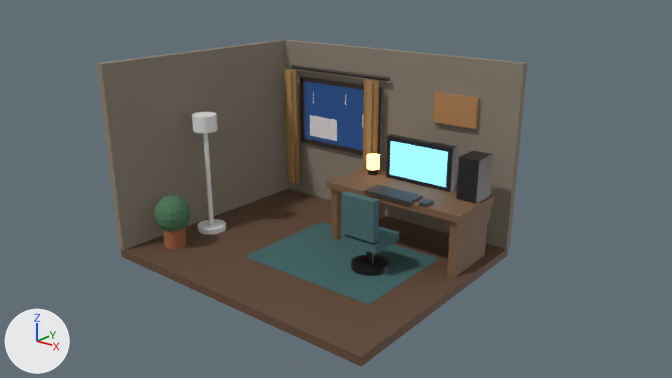
Before and after pictures for a commit that changed the Blender file Blender/CozyRoomDiorama/cozyroomdiorama.blend.
The view is the same before and after, from the file's camera 'Camera_Hero'. The lights are fixed; the arrows at lower left show +X, +Y and +Z. The older version comes first.

The first picture shows 'Chair_Back', 'Desk_Leg_L', 'Desk_Leg_R', 'Desk_Top', 'Floor', 'Monitor_Screen', 'PC_Tower', 'Rug', 'Wall_Art', 'Wall_Back_Bottom', 'Wall_Back_Right', 'Wall_Back_Top', 'Wall_Left', 'Window_Glass' and 26 more.
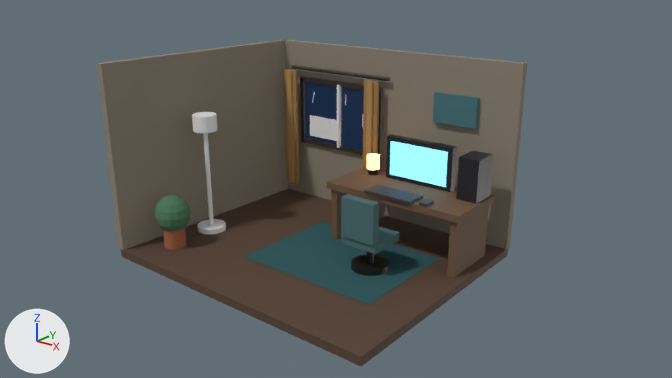
Location of each change, (x1, y1, x2, y2) in pixels of the pictures (672 x 378 px):
'Rug', recoloured
    both: (244, 222, 438, 305)
'Desk_Top', recoloured
    both: (327, 166, 494, 223)
'Window_Glass', recoloured (darker)
    both: (305, 82, 364, 150)
'Chair_Back', moved
    before: (341, 191, 379, 243)
    after: (341, 194, 379, 246)
'Wall_Art', recoloured (orange to dark cyan)
    both: (433, 92, 479, 129)

The change in detail:
Material 'Mat_Desk_Wood_Muted_Material' (mat_mat_desk_wood_muted_material) is new.
Its base color is (0.15, 0.085, 0.045) (brown #6c523c).
Its roughness is 0.7.
Material 'Wall_Art_Material.001' (mat_wall_art_material_001) is new.
Its base color is (0.05, 0.16, 0.18) (dark cyan #3f6f76).
Its roughness is 0.8.
Material 'Rug_Material.001' (mat_rug_material_001) is new.
Its base color is (0.02, 0.09, 0.1) (dark cyan #275559).
Its roughness is 1.0.
Material 'Window_Glass_Material.001' (mat_window_glass_material_001) is new.
Its base color is (0.005, 0.02, 0.06) (dark blue #102745).
Its metallic is 0.1.
Its roughness is 0.4.
Its emission color is (0.01, 0.03, 0.09) (dark blue #193055).
Its emission strength is 0.25.
Material 'Floor_Material.002' (mat_floor_material_002) is new.
Its base color is (0.09, 0.05, 0.03) (brown #553f30).
Its roughness is 0.7.
me_floor_mesh has 8 vertices, 6 faces and spans x -1.0..1.0, y -1.0..1.0, z -1.0..1.0.
me_floor_mesh no longer uses material mat_floor_material_001 (brown #614835).
me_floor_mesh gains material mat_floor_material_002 (brown #553f30).
me_window_glass_mesh has 4 vertices, 1 face and spans x -1.0..1.0, y -1.0..1.0, z 0.0.
me_window_glass_mesh no longer uses material mat_window_glass_material (dark blue #193055).
me_window_glass_mesh gains material mat_window_glass_material_001 (dark blue #102745).
me_desk_top_mesh has 8 vertices, 6 faces and spans x -1.0..1.0, y -1.0..1.0, z -1.0..1.0.
me_desk_top_mesh no longer uses material mat_mat_desk_wood_material (brown #7c5d42).
me_desk_top_mesh gains material mat_mat_desk_wood_muted_material (brown #6c523c).
me_desk_leg_l_mesh has 8 vertices, 6 faces and spans x -1.0..1.0, y -1.0..1.0, z -1.0..1.0.
me_desk_leg_l_mesh no longer uses material mat_mat_desk_wood_material (brown #7c5d42).
me_desk_leg_l_mesh gains material mat_mat_desk_wood_muted_material (brown #6c523c).
me_desk_leg_r_mesh has 8 vertices, 6 faces and spans x -1.0..1.0, y -1.0..1.0, z -1.0..1.0.
me_desk_leg_r_mesh no longer uses material mat_mat_desk_wood_material (brown #7c5d42).
me_desk_leg_r_mesh gains material mat_mat_desk_wood_muted_material (brown #6c523c).
me_rug_mesh has 4 vertices, 1 face and spans x -1.0..1.0, y -1.0..1.0, z 0.0.
me_rug_mesh no longer uses material mat_rug_material (dark cyan #3f6565).
me_rug_mesh gains material mat_rug_material_001 (dark cyan #275559).
me_wall_art_mesh has 8 vertices, 6 faces and spans x -1.0..1.0, y -1.0..1.0, z -1.0..1.0.
me_wall_art_mesh no longer uses material mat_wall_art_material (orange #b38150).
me_wall_art_mesh gains material mat_wall_art_material_001 (dark cyan #3f6f76).
Object 'Chair_Back' (ob_chair_back) moves from (1.0, -0.25, 0.83) to (1.0, -0.25, 0.79).
Object 'Window_Mullion_V' (ob_window_mullion_v) is new; it shows a copy of the mesh of ob_city_1.
Its location is (-0.9, 1.69, 1.55).
Its scale is (0.025, 0.03, 0.53).
